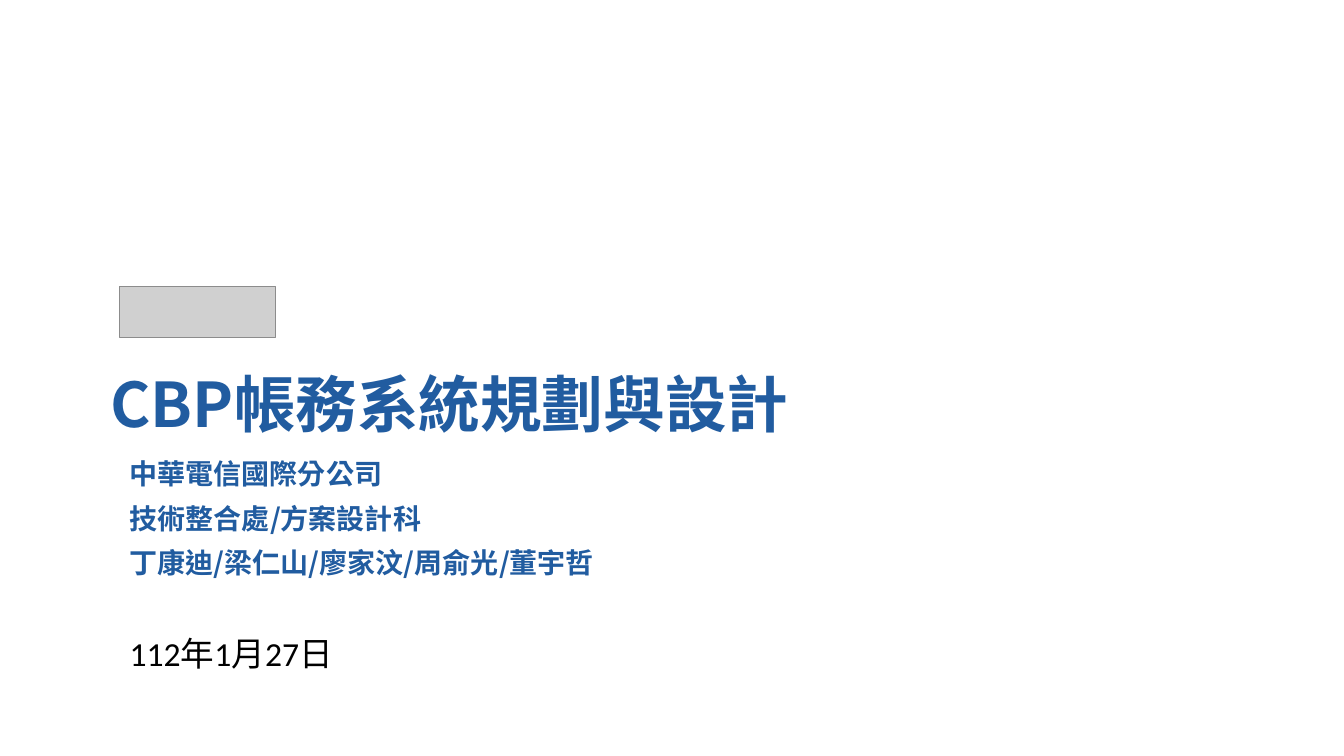
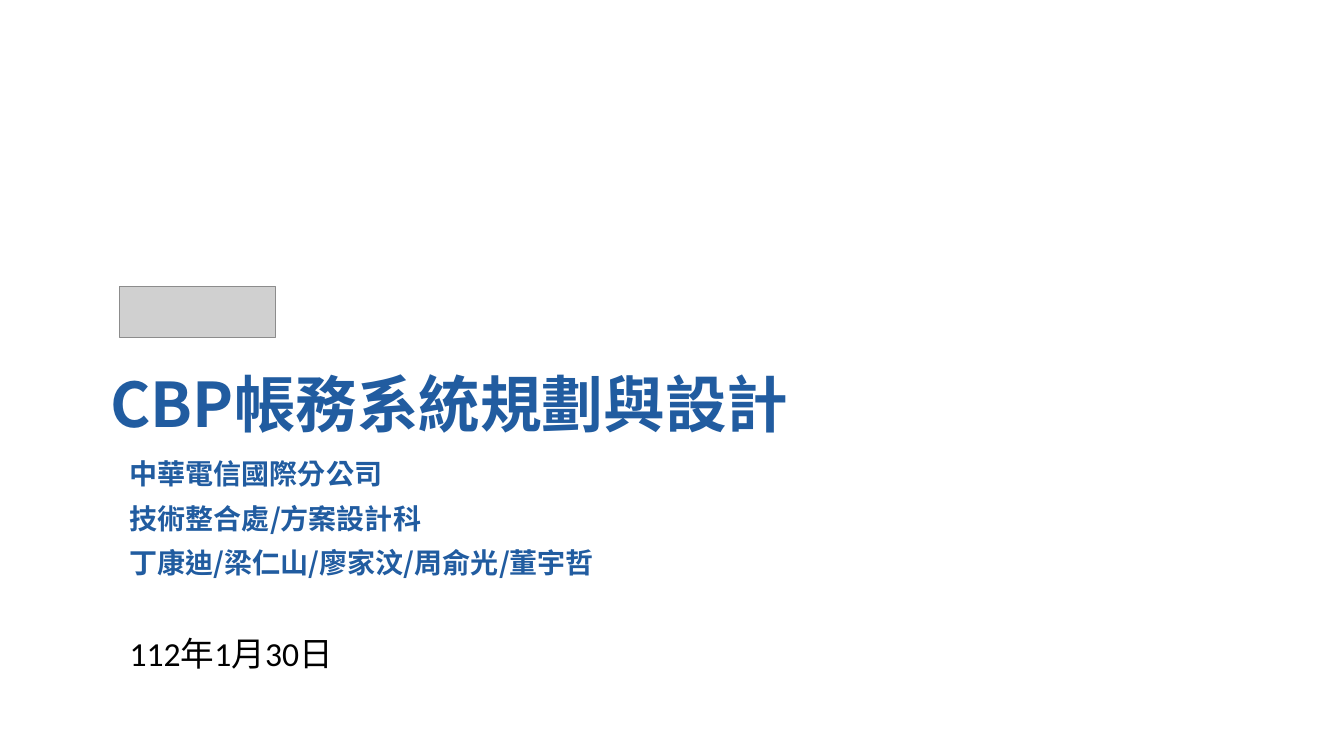
Before and after one commit to appletime81/cbp-sys-api, a slide deck: slide 1 of CBP專案/CBP帳務系統規劃與設計_230127.pptx. Drawn at 1344x756 pixels with LibreOffice and Linux fonts; fonts in the diff are those of the drawing; grey boxes stand for pictures; background and template pictures are left out. Boxes give left, top, right and bottom in pixels: in the first picture for what was removed or moved away, otherwise in the second. Text is boxed around its words. In the diff, an @@ line names an element or a change of style, - is before the commit and + after.

```diff
--- a/CBP專案/CBP帳務系統規劃與設計_230127.pptx
+++ b/CBP專案/CBP帳務系統規劃與設計_230127.pptx
@@ text at bbox=[130, 639, 333, 669]: text changed @@
-112年1月27日
+112年1月30日
```
Also in this commit, not shown: 12 other files.
